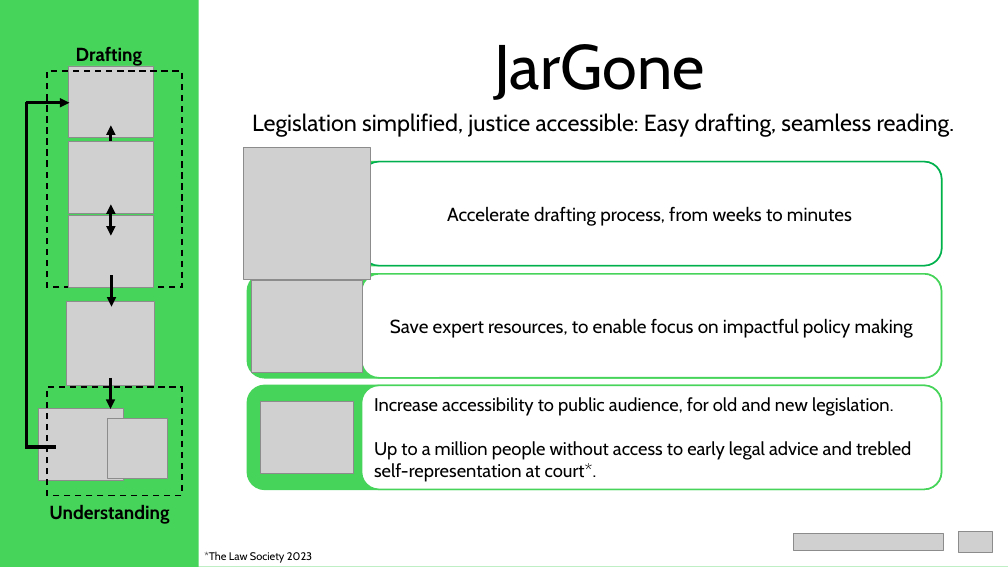
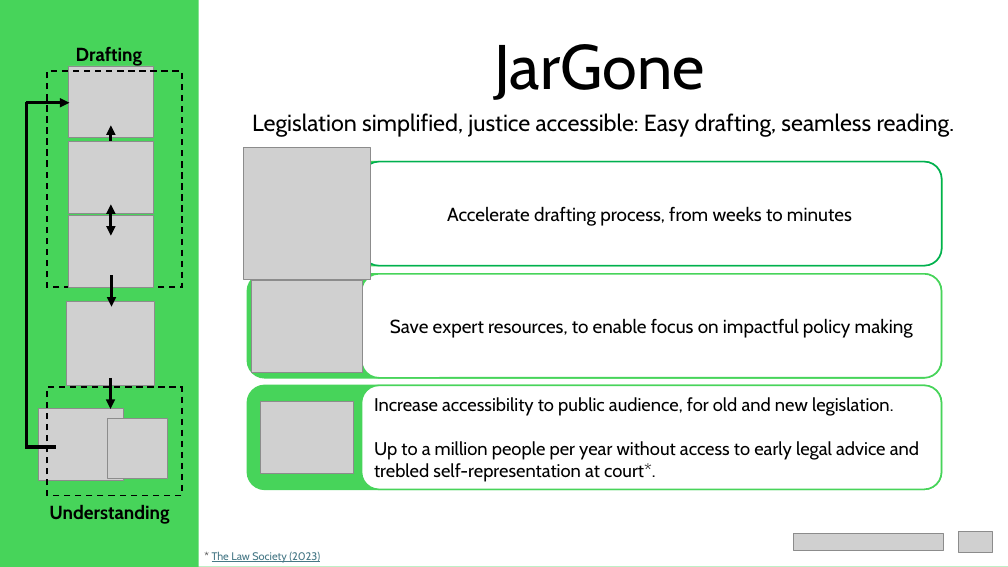
Before and after one commit to ajaj3030/10xHack, a slide deck: slide 1 of Jargone.pptx. Drawn at 1008x567 pixels with LibreOffice and Linux fonts; fonts in the diff are those of the drawing; grey boxes stand for pictures. Boxes give left, top, right and bottom in pixels: in the first picture for what was removed or moved away, otherwise in the second. Text is boxed around its words. In the diff, an @@ line names an element or a change of style, - is before the commit and + after.

Commit message:
presentation: add per year to legal aid stats

```diff
--- a/Jargone.pptx
+++ b/Jargone.pptx
@@ text in rounded rectangle at <box>374,441,919,482</box>: text changed @@
-Up to a million people without access to early legal advice and trebled self-representation at court*.
+Up to a million people per year without access to early legal advice and trebled self-representation at court*.
@@ text at <box>212,551,320,562</box>: text changed; text colour #000000 to #467886 @@
-*The Law Society 2023
+* The Law Society (2023)
```
